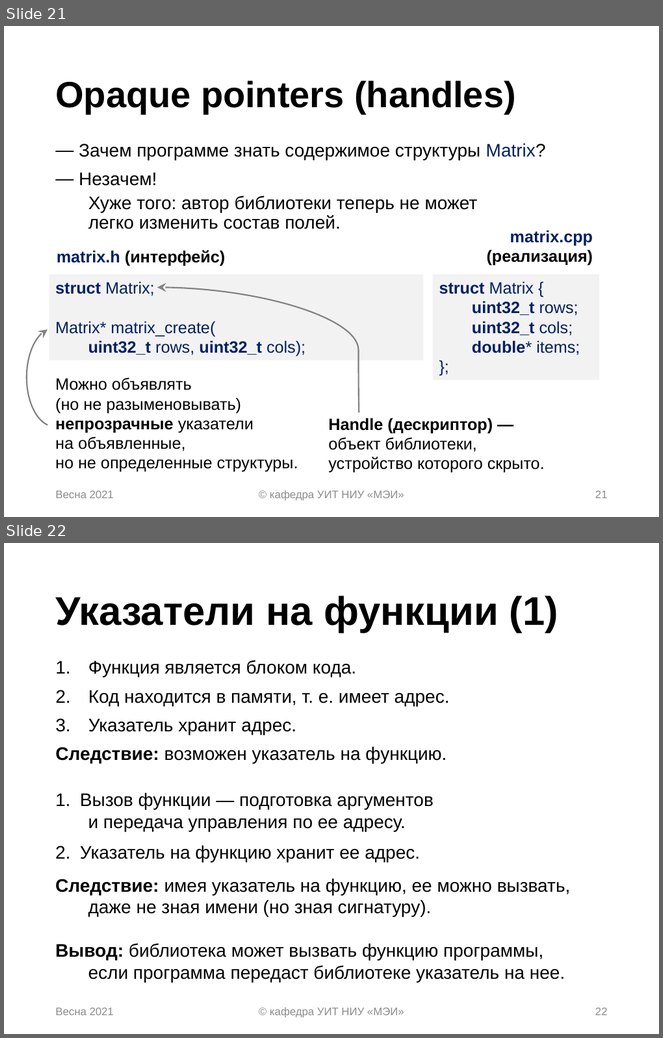
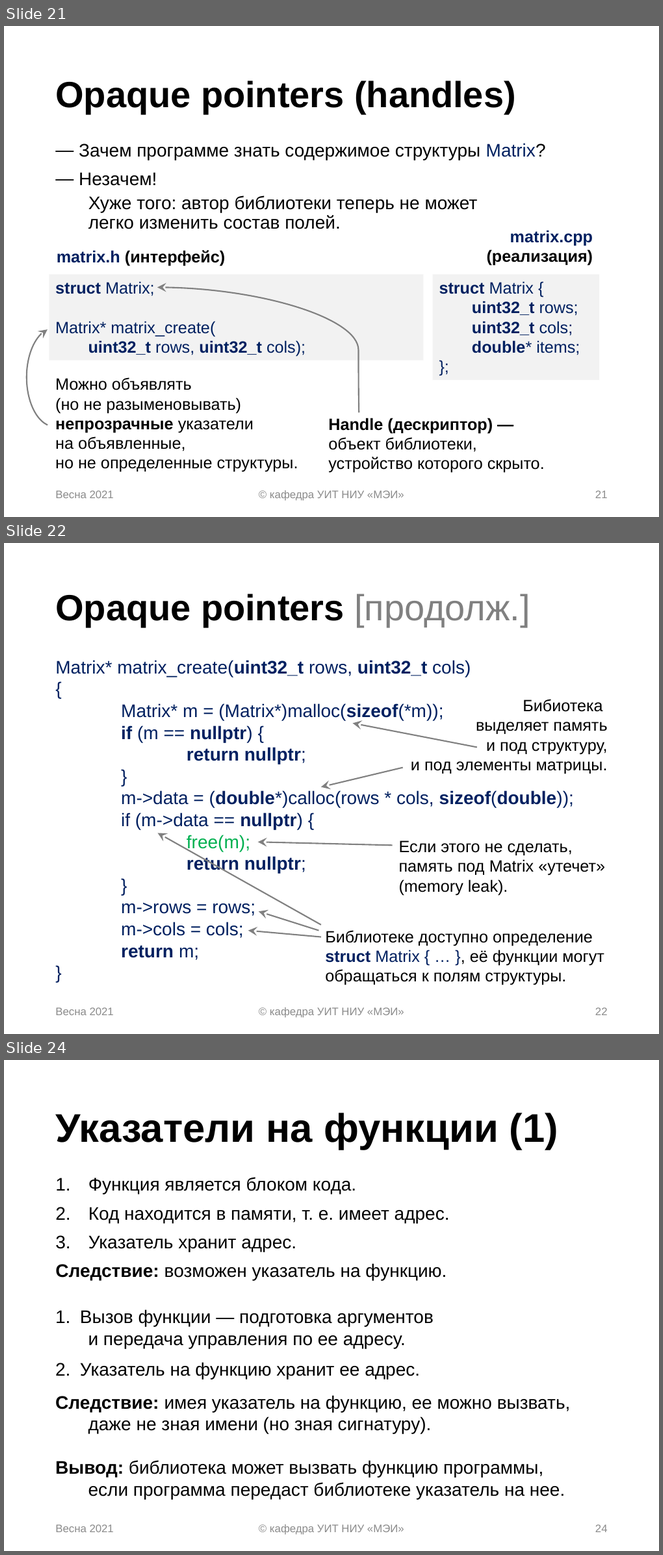
Before and after one commit to uii-mpei/cs-libs-lecture, a slide deck: lecture07_library.pptx. Shown one above the other, each under a label of ours: slides 21 and 22 before the commit, slides 21, 22 and 24 after it; the slides between them are not shown. The pictures are 663x1038 and 663x1555 pixels, drawn with LibreOffice and Linux fonts; fonts in the diff are those of the drawing. Boxes give left, top, right and bottom in pixels: in the first picture for what was removed or moved away, otherwise in the second. Text is boxed around its words. In the diff, an @@ line names an element or a change of style, - is before the commit and + after.

Commit message:
уточнения про opaque pointer и callback

```diff
--- a/lecture07_library.pptx
+++ b/lecture07_library.pptx
@@ slide 22 added at [4, 543, 659, 1034], background #FFFFFF @@
@@ title added at [55, 594, 530, 627], 40 pt, text #000000, bold @@
+Opaque pointers [продолж.]
@@ text added at [55, 660, 574, 960], 20 pt, text #002060 @@
+Matrix* matrix_create(uint32_t rows, uint32_t cols)
+{
+Matrix* m = (Matrix*)malloc(sizeof(*m));
+if (m == nullptr) {
+return nullptr;
+}
+m->data = (double*)calloc(rows * cols, sizeof(double));
+if (m->data == nullptr) {
+free(m);
+return nullptr;
+}
+m->rows = rows;
+m->cols = cols;
+return m;
+}
@@ text added at [411, 699, 608, 774], 18 pt, text #000000 @@
+Бибиотека
+выделяет память
+и под структуру,
+и под элементы матрицы.
@@ arrow added from (477, 747) to (352, 723), #808080 1.5 pt @@
@@ arrow added from (403, 768) to (321, 787), #808080 1.5 pt @@
@@ arrow added from (321, 925) to (158, 834), #808080 1.5 pt @@
@@ arrow added from (393, 846) to (258, 843), #808080 1.5 pt @@
@@ text added at [399, 841, 605, 895], 18 pt, text #000000 @@
+Если этого не сделать,
+память под Matrix «утечет»
+(memory leak).
@@ arrow added from (319, 931) to (259, 912), #808080 1.5 pt @@
@@ arrow added from (321, 938) to (248, 931), #808080 1.5 pt @@
@@ text added at [325, 930, 605, 986], 18 pt, text #000000 @@
+Библиотеке доступно определение
+struct Matrix { … }, её функции могут
+обращаться к полям структуры.
@@ text added at [55, 1008, 114, 1016], 12 pt, text #8C8C8C @@
+Весна 2021
@@ text added at [270, 1008, 404, 1018], 12 pt, text #8C8C8C @@
+© кафедра УИТ НИУ «МЭИ»
@@ page number added at [596, 1008, 608, 1016], 12 pt, text #8C8C8C @@
+22
@@ what was slide 22 is now slide 24 @@
@@ page number at [596, 1525, 608, 1533]: text changed @@
-22
+24
```
Also in this commit, not shown: 2 slides changed, 1 other slide added, 3 other files.
